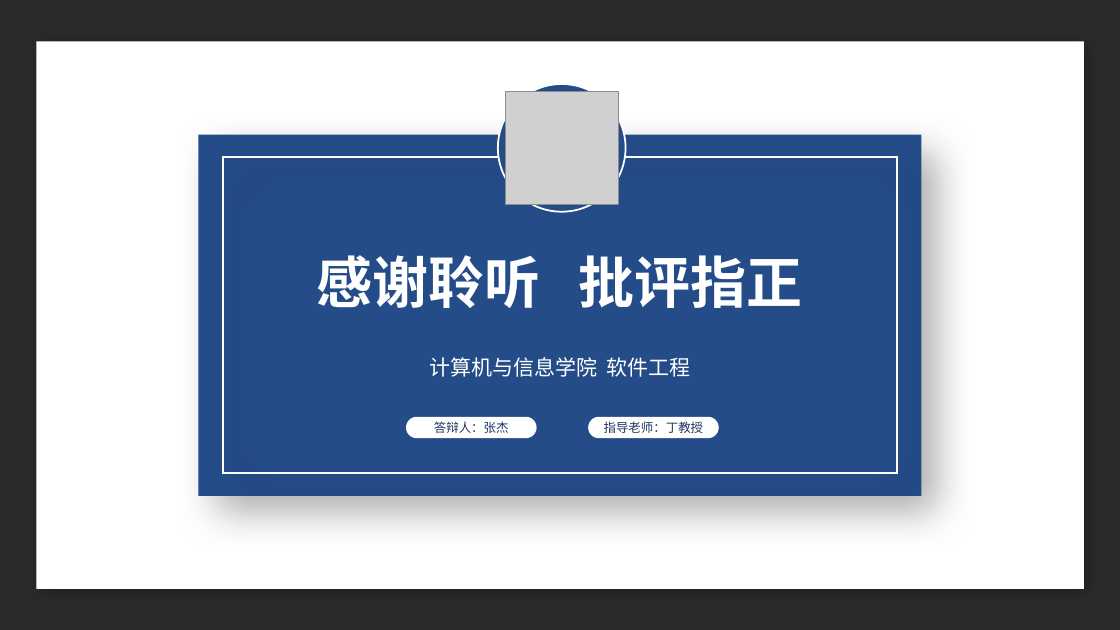
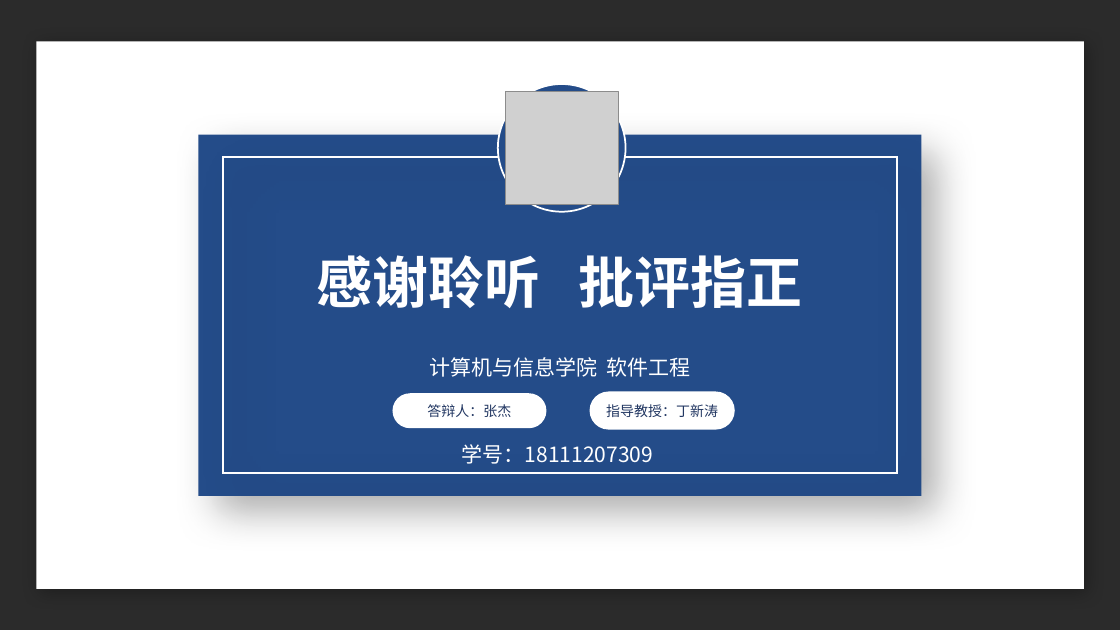
Before and after one commit to TENX-S/GraduationProject, a slide deck: slide 22 of paper/答辩PPT.pptx (slide 25 before the commit). Drawn at 1120x630 pixels with LibreOffice and Linux fonts; fonts in the diff are those of the drawing; grey boxes stand for pictures; background and template pictures are left out; a plain dark background stands for a picture behind light text. Boxes give left, top, right and bottom in pixels: in the first picture for what was removed or moved away, otherwise in the second. Text is boxed around its words. In the diff, an @@ line names an element or a change of style, - is before the commit and + after.

```diff
--- a/paper/答辩PPT.pptx
+++ b/paper/答辩PPT.pptx
@@ rounded rectangle "答辩人：张杰": place and size @@
-rounded rectangle "答辩人：张杰" at <box>406,417,536,438</box>
+rounded rectangle "答辩人：张杰" at <box>392,393,546,429</box>
@@ rounded rectangle "答辩人：张杰" at <box>392,393,546,429</box>: size 10.7 to 12 pt @@
@@ rounded rectangle "指导教授：丁新涛": place and size @@
-rounded rectangle "指导教授：丁新涛" at <box>588,417,718,438</box>
+rounded rectangle "指导教授：丁新涛" at <box>590,392,735,429</box>
@@ text in rounded rectangle at <box>606,404,718,417</box>: text changed; size 10.7 to 12 pt @@
-指导老师：丁教授
+指导教授：丁新涛
@@ text added at <box>462,444,653,464</box>, 18 pt, text #FFFFFF @@
+学号：18111207309
```
Also in this commit, not shown: 6 other slides changed, 14 slides added, 23 slides removed.
